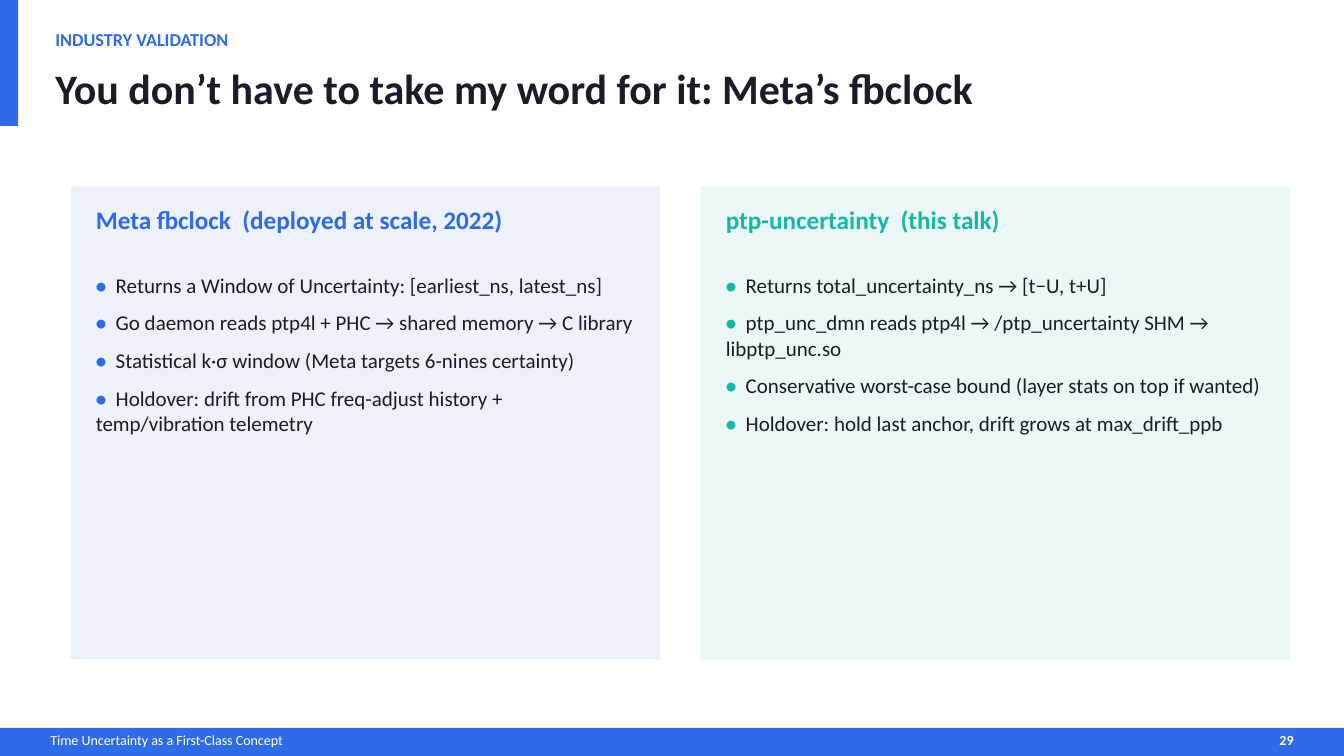
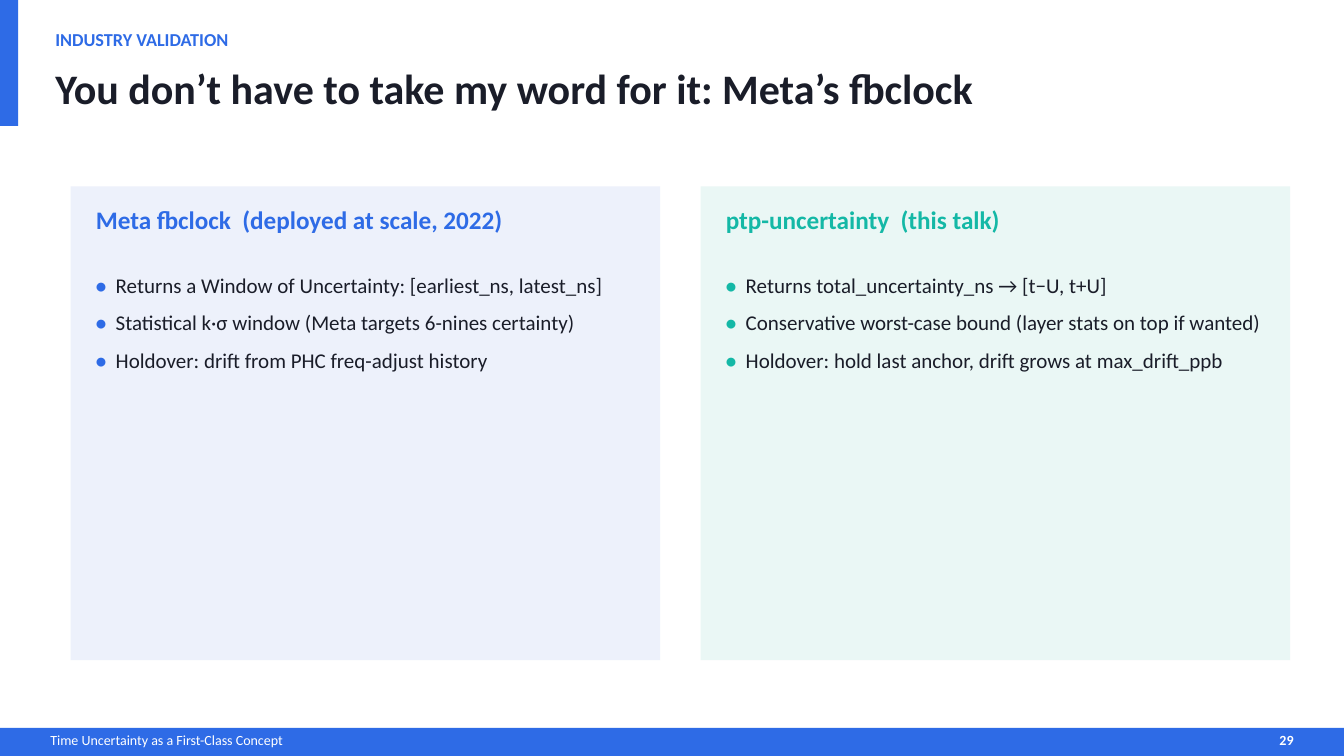
Before and after one commit to MaciekMachni/netdev-0x1a-talk, a slide deck: slide 28 of time-uncertainty-error-bar.pptx (slide 29 before the commit). Drawn at 1344x756 pixels with LibreOffice and Linux fonts; fonts in the diff are those of the drawing. Boxes give left, top, right and bottom in pixels: in the first picture for what was removed or moved away, otherwise in the second. Text is boxed around its words. In the diff, an @@ line names an element or a change of style, - is before the commit and + after.

Commit message:
final version 1.1

```diff
--- a/time-uncertainty-error-bar.pptx
+++ b/time-uncertainty-error-bar.pptx
@@ text at bbox=[116, 315, 632, 334]: paragraph removed @@
-• Go daemon reads ptp4l + PHC → shared memory → C library
@@ text at bbox=[726, 315, 1185, 360]: paragraph removed @@
-• ptp_unc_dmn reads ptp4l → /ptp_uncertainty SHM → libptp_unc.so
@@ text at bbox=[116, 353, 488, 372]: text changed @@
-• Holdover: drift from PHC freq-adjust history + temp/vibration telemetry
+• Holdover: drift from PHC freq-adjust history
```
Also in this commit, not shown: 3 other slides changed, 1 slide added.
